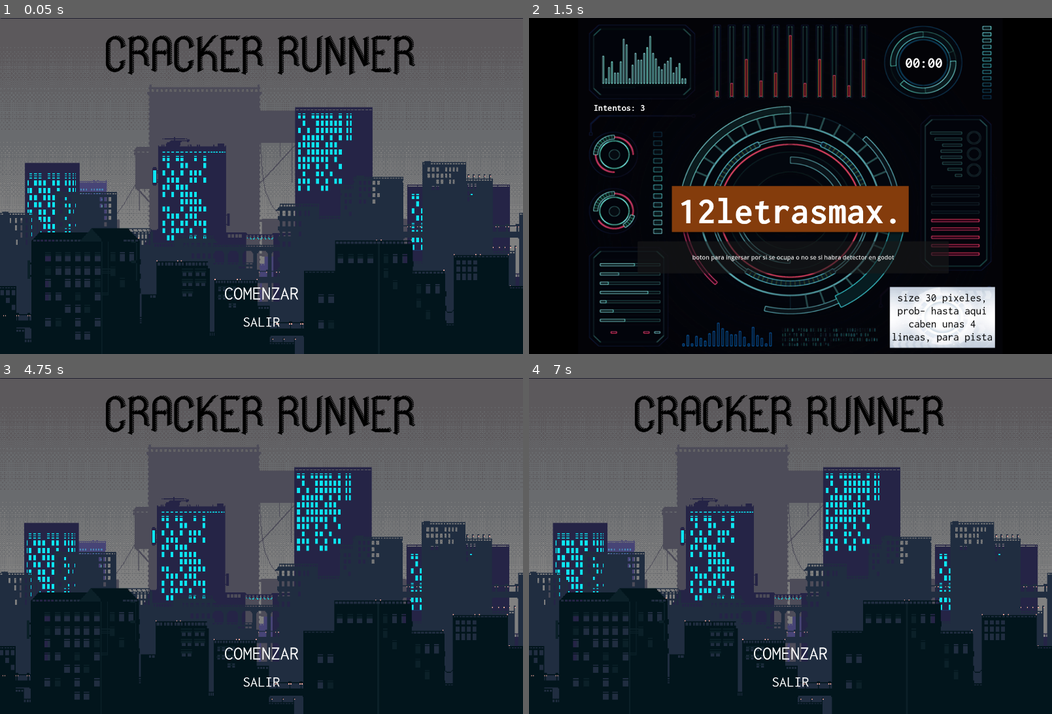
Above: before the commit, frames 1-4 (two rows, left to right).
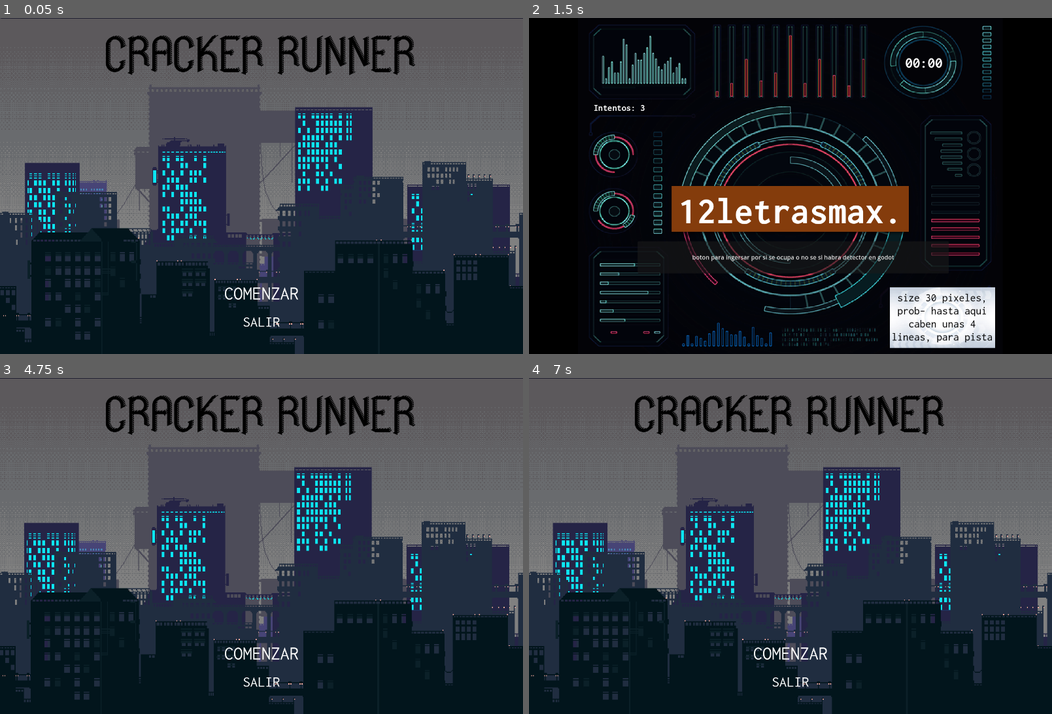
Above: after the commit, the same moments.

Repository: EmaGaleas/proyecto_progra3_p
Game: Godot game, scene res://escenas/menu.tscn
Same seed, same stepped clock (60 frames per second), same inputs: the game is played once before the commit and once after it. The project has no main scene, so this scene is started directly. Video files are missing from this copy of the repository; at most half a second of black plays in their place. Sound files missing from this copy of the repository are replaced by a short silence.
Inputs:
- Up to frame 1 (0.05 s): no input
- Up to frame 2 (1.5 s): click "COMENZAR" at 0.5 s; click "JUGAR / SKIP" at 1.25 s
- Up to frame 3 (4.75 s): click "boton para ingersar por si se…" at 2 s; click "COMENZAR" at 2.75 s; click "JUGAR / SKIP" at 3.5 s; tap Enter at 4.25 s
- Up to frame 4 (7 s): click "COMENZAR" at 5 s; click "JUGAR / SKIP" at 5.75 s; tap Space at 6.5 s

The runs differ from the first frame. In frame 2, 2.2% of the frame differs, in the area x 12-90%, y 2-99%; in frame 3, less than 0.1%; in frame 4, less than 0.1%.

Commit message:
semi char

Diff:
--- /dev/null
+++ b/escenas/player_lvl_2.tscn
@@ -0,0 +1,85 @@
+[gd_scene load_steps=9 format=3 uid="uid://n60anile6b8w"]
+
+[ext_resource type="Texture2D" uid="uid://dj8fsdpa6jb38" path="res://rec/personaje/Punk/Punk_idle2.png" id="1_qchky"]
+
+[sub_resource type="RectangleShape2D" id="RectangleShape2D_7gunn"]
+size = Vector2(76, 135.5)
+
+[sub_resource type="Animation" id="Animation_08g2q"]
+resource_name = "idle"
+tracks/0/type = "value"
+tracks/0/imported = false
+tracks/0/enabled = true
+tracks/0/path = NodePath("Spriteidle:frame")
+tracks/0/interp = 1
+tracks/0/loop_wrap = true
+tracks/0/keys = {
+"times": PackedFloat32Array(0, 0.2, 0.4, 0.6, 0.8),
+"transitions": PackedFloat32Array(1, 1, 1, 1, 1),
+"update": 1,
+"values": [0, 1, 0, 3, 2]
+}
+
+[sub_resource type="Animation" id="Animation_yud5t"]
+length = 0.001
+tracks/0/type = "value"
+tracks/0/imported = false
+tracks/0/enabled = true
+tracks/0/path = NodePath("Spriteidle:frame")
+tracks/0/interp = 1
+tracks/0/loop_wrap = true
+tracks/0/keys = {
+"times": PackedFloat32Array(0),
+"transitions": PackedFloat32Array(1),
+"update": 1,
+"values": [1]
+}
+
+[sub_resource type="Animation" id="Animation_pn76l"]
+resource_name = "correr"
+
+[sub_resource type="Animation" id="Animation_4c06n"]
+resource_name = "saltar"
+length = 0.2
+tracks/0/type = "value"
+tracks/0/imported = false
+tracks/0/enabled = true
+tracks/0/path = NodePath("Spriteidle:frame")
+tracks/0/interp = 1
+tracks/0/loop_wrap = true
+tracks/0/keys = {
+"times": PackedFloat32Array(0, 0.1),
+"transitions": PackedFloat32Array(1, 1),
+"update": 1,
+"values": [0, 1]
+}
+
+[sub_resource type="Animation" id="Animation_41r8m"]
+resource_name = "caer"
+
+[sub_resource type="AnimationLibrary" id="AnimationLibrary_l50if"]
+_data = {
+"RESET": SubResource("Animation_yud5t"),
+"caer": SubResource("Animation_41r8m"),
+"correr": SubResource("Animation_pn76l"),
+"idle": SubResource("Animation_08g2q"),
+"saltar": SubResource("Animation_4c06n")
+}
+
+[node name="player_lvl2" type="CharacterBody2D"]
+
+[node name="Spriteidle" type="Sprite2D" parent="."]
+position = Vector2(44, -23)
+scale = Vector2(4.49949, 3.96875)
+texture = ExtResource("1_qchky")
+hframes = 4
+frame = 1
+
+[node name="CollisionShape2D" type="CollisionShape2D" parent="."]
+position = Vector2(-2, 3.75)
+shape = SubResource("RectangleShape2D_7gunn")
+
+[node name="AnimationPlayer" type="AnimationPlayer" parent="."]
+libraries = {
+"": SubResource("AnimationLibrary_l50if")
+}
--- a/project.godot
+++ b/project.godot
@@ -19,3 +19,7 @@
 window/size/viewport_width=1400
 window/size/viewport_height=900
 window/size/resizable=false
+
+[rendering]
+
+textures/canvas_textures/default_texture_filter=0
Not shown, added: rec/personaje/Cyborg/Cyborg_attack1.png.import
Not shown, added: rec/personaje/Cyborg/Cyborg_attack2.png.import
Not shown, added: rec/personaje/Cyborg/Cyborg_attack3.png.import
Not shown, added: rec/personaje/Cyborg/Cyborg_climb.png.import
Not shown, added: rec/personaje/Cyborg/Cyborg_death.png.import
Not shown, added: rec/personaje/Cyborg/Cyborg_doublejump.png.import
Not shown, added: rec/personaje/Cyborg/Cyborg_hurt.png.import
Not shown, added: rec/personaje/Cyborg/Cyborg_idle.png.import
Not shown, added: rec/personaje/Cyborg/Cyborg_jump.png.import
Not shown, added: rec/personaje/Cyborg/Cyborg_punch.png.import
Not shown, added: rec/personaje/Cyborg/Cyborg_run.png.import
Not shown, added: rec/personaje/Cyborg/Cyborg_run_attack.png.import
(and 15 more such lines)
